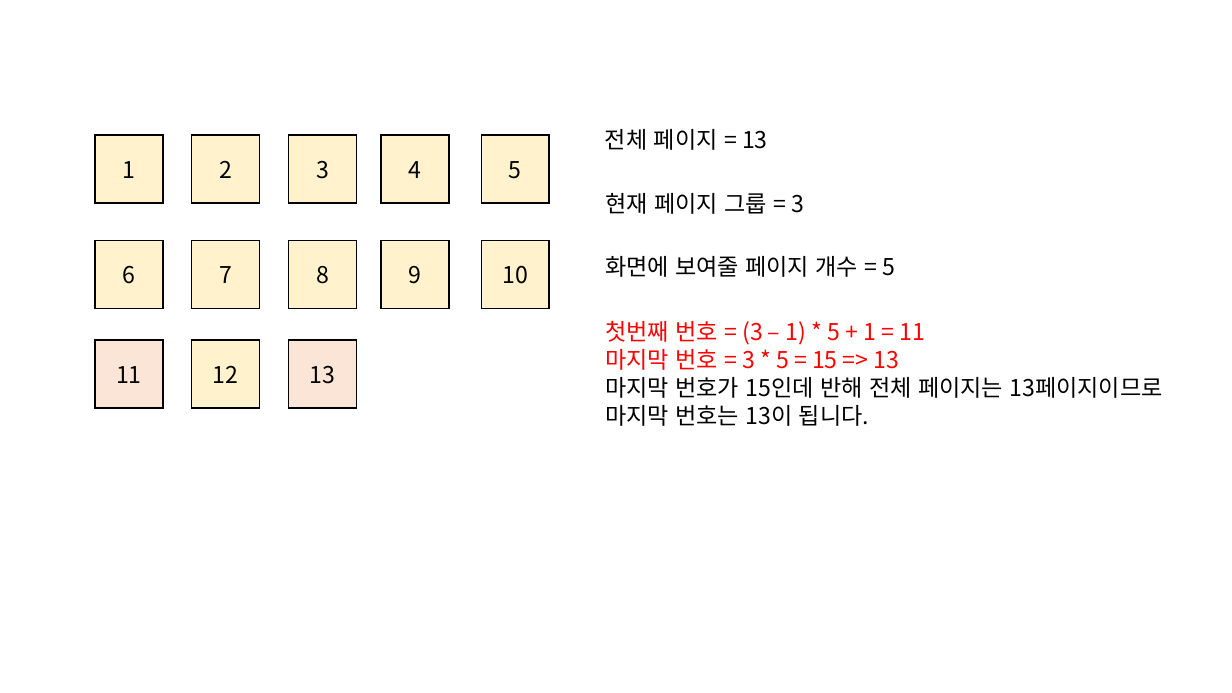
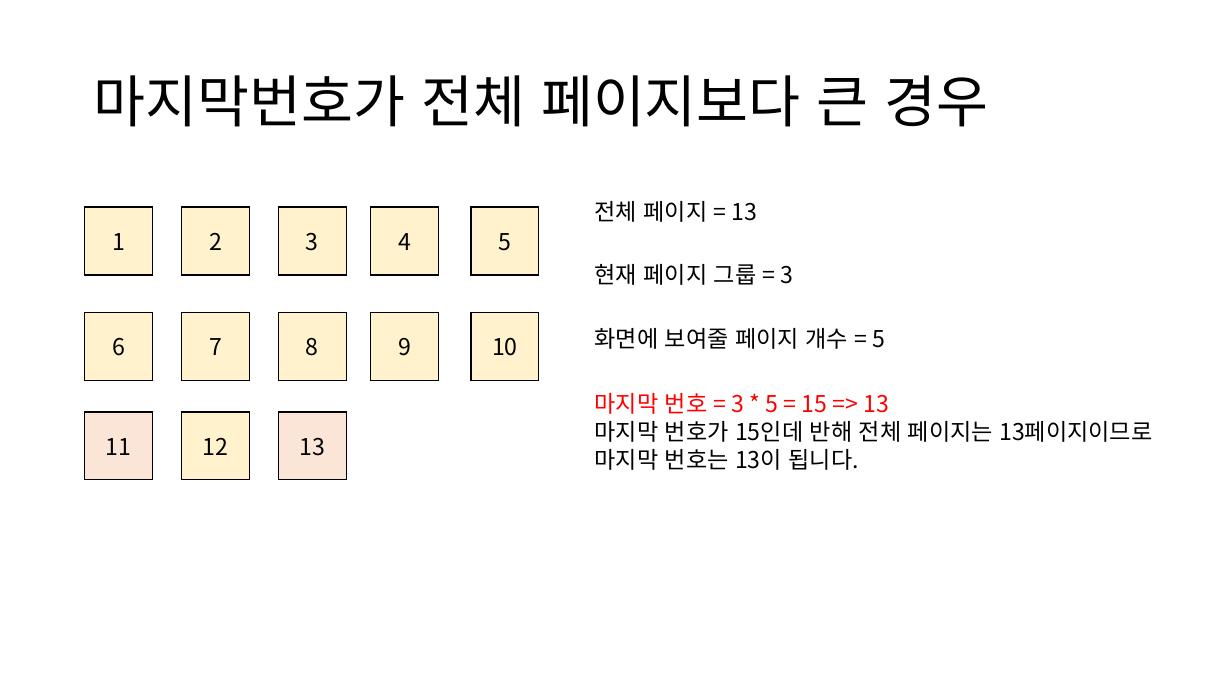
Before and after one commit to codesquad-members-2023/be-javascript-cafe-max, a slide deck: slide 10 of 페이지네이션.pptx (slide 5 before the commit). Drawn at 1232x693 pixels with LibreOffice and Linux fonts; fonts in the diff are those of the drawing. Boxes give left, top, right and bottom in pixels: in the first picture for what was removed or moved away, otherwise in the second. Text is boxed around its words. In the diff, an @@ line names an element or a change of style, - is before the commit and + after.

```diff
--- a/페이지네이션.pptx
+++ b/페이지네이션.pptx
@@ title added at box(94, 75, 988, 127), 44 pt, text #000000 @@
+마지막번호가 전체 페이지보다 큰 경우
@@ text at box(605, 320, 925, 345): paragraph removed @@
-첫번째 번호 = (3 – 1) * 5 + 1 = 11
@@ text "마지막 번호 = 3 * ...": place and size @@
-text "마지막 번호 = 3 * ..." at box(605, 320, 1163, 426)
+text "마지막 번호 = 3 * ..." at box(595, 393, 1152, 470)
@@ 13 rectangles, 3 texts: place and size @@
-13 rectangles, 3 texts at box(95, 129, 896, 409)
+13 rectangles, 3 texts at box(85, 201, 885, 481)
```
Also in this commit, not shown: 3 other slides changed, 5 slides added.
